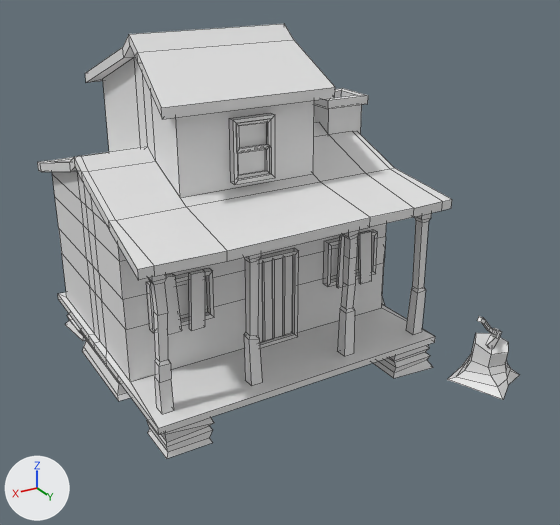
A saved change to the FBX model Assets/Imports/Models/Buildings/tile_spawner_playerhouse.fbx.
Both versions are drawn from a 50 mm camera at (0.0281, 0.05, 0.0321) aimed at (-0.0002, 0.0027, 0.0084). Arrows for +X, +Y and +Z are at lower left; the lights stay in place. Mesh edges are drawn as thin lines. Materials are left out; every surface is plain grey. Where no turn or scale is listed for an object, it has been applied to the vertices. Vertices at the same position are counted once.

In view in the first picture: 'PlayerHouse'.
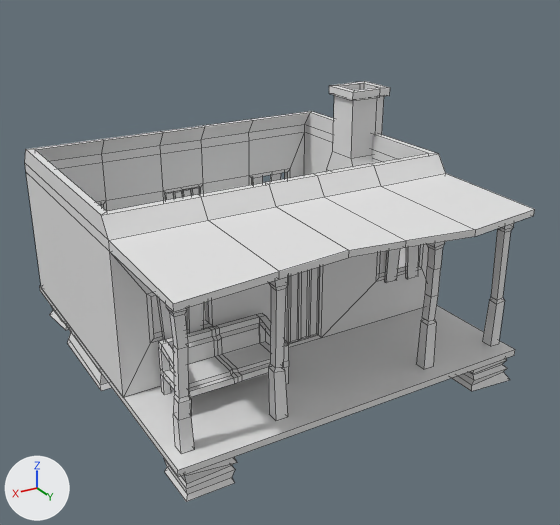
Location of each change, [x1, y1, x2, y2] in pixels of the pictures (560 x 525 px; the box of a moved part takes in the faces that stretch with it):
'PlayerHouse', reshaped: before [37, 24, 519, 459]; after [25, 81, 535, 501]
part 1 of me_cube_003, added: after [40, 286, 515, 477]
part 2 of me_cube_003, moved or reshaped: before [65, 314, 86, 341]; after [49, 306, 68, 330]
part 3 of me_cube_003, moved or reshaped: before [147, 417, 214, 459]; after [164, 457, 237, 501]
part 4 of me_cube_003, moved or reshaped: before [373, 345, 433, 378]; after [452, 358, 510, 391]
part 5 of me_cube_003, moved or reshaped: before [148, 274, 174, 414]; after [166, 305, 194, 454]
part 6 of me_cube_003, moved or reshaped: before [337, 230, 360, 356]; after [416, 241, 445, 369]
part 7 of me_cube_003, moved or reshaped: before [164, 274, 182, 335]; after [157, 297, 172, 340]
part 8 of me_cube_003, moved or reshaped: before [189, 270, 205, 330]; after [187, 303, 203, 333]
part 9 of me_cube_003, moved or reshaped: before [358, 231, 372, 284]; after [406, 246, 419, 279]
part 10 of me_cube_003, moved or reshaped: before [336, 235, 344, 288]; after [384, 249, 400, 283]
part 11 of me_cube_003, moved or reshaped (not visible before): after [270, 173, 281, 181]
part 12 of me_cube_003, moved or reshaped (not visible before): after [252, 176, 263, 185]
part 13 of me_cube_003, rebuilt: before [52, 171, 435, 435]; after [25, 111, 535, 398]
part 14 of me_cube_003, rebuilt (7% wider): before [81, 88, 384, 401]; after [67, 81, 390, 391]
part 15 of me_cube_003, added: after [158, 313, 289, 397]
part 16 of me_cube_003, added: after [284, 267, 319, 343]
part 17 of me_cube_003, added: after [166, 187, 200, 200]
part 18 of me_cube_003, added: after [268, 277, 288, 421]
part 19 of me_cube_003, added: after [482, 223, 514, 346]
part 20 of me_cube_003, deleted: before [85, 24, 519, 399]
part 21 of me_cube_003, deleted: before [37, 56, 452, 348]

The change, as a diff of the scene's bpy script:
```diff
--- a/Assets/Imports/Models/Buildings/tile_spawner_playerhouse.fbx.py
+++ b/Assets/Imports/Models/Buildings/tile_spawner_playerhouse.fbx.py
@@ me_cube_003 @@
-me_cube_003.from_pydata(...)  # 934 vertices, 860 faces; spans x -0.0148..0.0141, y -0.0123..0.0166, z 0.0001..0.0255
+me_cube_003.from_pydata(...)  # 808 vertices, 782 faces; spans x -0.0154..0.0141, y -0.015..0.0158, z 0.0..0.0196
+# me_cube_003 part 1: a new loose piece, a box spanning x -0.01362..0.01414, y -0.01496..0.01498, z 0.00234..0.00283
+# me_cube_003 part 2: the loose piece of 24 vertices spanning x 0.0092..0.0131, y -0.0118..-0.0081, z 0.0001..0.0024 is moved by (0.0006, -0.0028, -0.0001)
+# me_cube_003 part 3: the loose piece of 24 vertices spanning x 0.0093..0.013, y 0.0066..0.0105, z 0.0001..0.0024 is moved by (0.0006, 0.0043, -0.0001)
+# me_cube_003 part 4: the loose piece of 24 vertices spanning x -0.0098..-0.0059, y 0.0068..0.0104, z 0.0001..0.0024 is moved by (-0.004, 0.0043, -0.0001)
+# me_cube_003 part 5: the loose piece of 32 vertices spanning x 0.0118..0.0128, y 0.0084..0.0094, z 0.0029..0.0137 is multiplied about its middle by the matrix ((1.0, 0.0, 0.0), (0.0, 1.0, 0.0), (0.001, 0.023, 1.003)), then moved by (0.0006, 0.0043, -0.0001)
+# me_cube_003 part 6: the loose piece of 32 vertices spanning x -0.0027..-0.0018, y 0.0084..0.0094, z 0.0029..0.0137 is multiplied about its middle by the matrix ((1.0, 0.0, 0.0), (0.0, 1.0, 0.0), (0.003, 0.025, 1.003)), then moved by (-0.004, 0.0043, -0.0001)
+# me_cube_003 part 7: the loose piece of 8 vertices spanning x 0.0093..0.0107, y 0.005..0.0053, z 0.0063..0.0106 is moved by (0.0006, 0.001, -0.0001)
+# me_cube_003 part 8: the loose piece of 8 vertices spanning x 0.0074..0.0086, y 0.005..0.0053, z 0.0062..0.0104 is moved by (0.0006, 0.001, -0.0001)
+# me_cube_003 part 9: the loose piece of 8 vertices spanning x -0.0073..-0.0059, y 0.0049..0.0052, z 0.0061..0.0104 is moved by (-0.004, 0.001, -0.0001)
+# me_cube_003 part 10: the loose piece of 8 vertices spanning x -0.0053..-0.004, y 0.0049..0.0052, z 0.0063..0.0106 is moved by (-0.004, 0.001, -0.0001)
+# me_cube_003 part 11: the loose piece of 8 vertices spanning x -0.0073..-0.0059, y -0.0121..-0.0117, z 0.0061..0.0104 is turned 180 degrees about the x axis through its middle, then moved by (-0.0034, -0.0027, 0.0001)
+# me_cube_003 part 12: the loose piece of 8 vertices spanning x -0.0053..-0.004, y -0.0121..-0.0117, z 0.0063..0.0106 is turned 180 degrees about the x axis through its middle, then moved by (-0.0034, -0.0027, -0.0003)
+# me_cube_003 part 13: the loose piece of 107 vertices spanning x -0.0097..0.0135, y -0.0123..0.0106, z 0.0024..0.0169 is rebuilt with 188 vertices and now spans x -0.0136..0.0141, y -0.0145..0.0158, z 0.0028..0.0157
+# me_cube_003 part 14: the loose piece of 70 vertices spanning x -0.0115..0.0133, y -0.0064..0.0022, z 0.0001..0.0197 is rebuilt with 116 vertices and now spans x -0.0154..0.0139, y -0.0089..0.0003, z 0.0..0.0196
+# me_cube_003 part 15: a new loose piece of 120 vertices spanning x 0.0036..0.0116, y 0.0066..0.0103, z 0.0028..0.0068
+# me_cube_003 part 16: a new loose piece of 52 vertices spanning x -0.0018..0.0017, y 0.0054..0.0059, z 0.0031..0.0098
+# me_cube_003 part 17: a new loose piece of 52 vertices spanning x -0.0015..0.0021, y -0.0144..-0.0139, z 0.0031..0.0098
+# me_cube_003 part 18: a new loose piece of 24 vertices spanning x 0.0058..0.0068, y 0.0128..0.0137, z 0.0028..0.0136
+# me_cube_003 part 19: a new loose piece of 24 vertices spanning x -0.0133..-0.0123, y 0.0128..0.0137, z 0.0028..0.0136
+# me_cube_003 part 20: 20 loose pieces with 396 vertices, spanning x -0.0148..0.0113, y -0.0123..0.0166, z 0.0001..0.0255, are deleted
+# me_cube_003 part 21: 137 vertices removed from x -0.0101..0.0141, y -0.0121..0.0107, z 0.0029..0.0248
```
